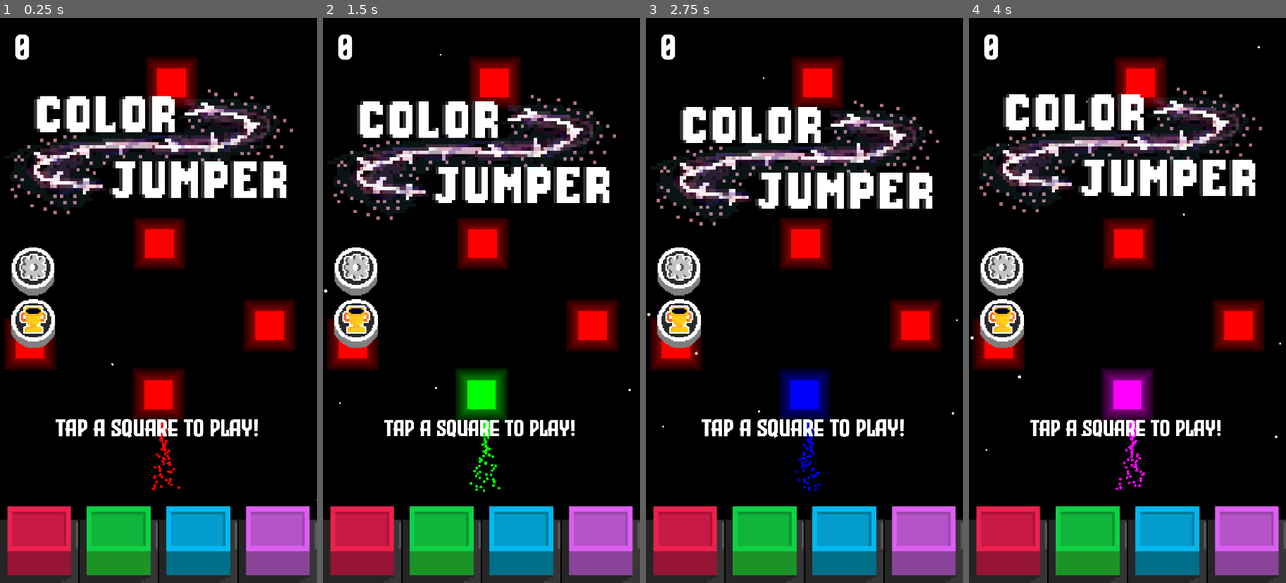
Above: before the commit, frames 1-4 (left to right).
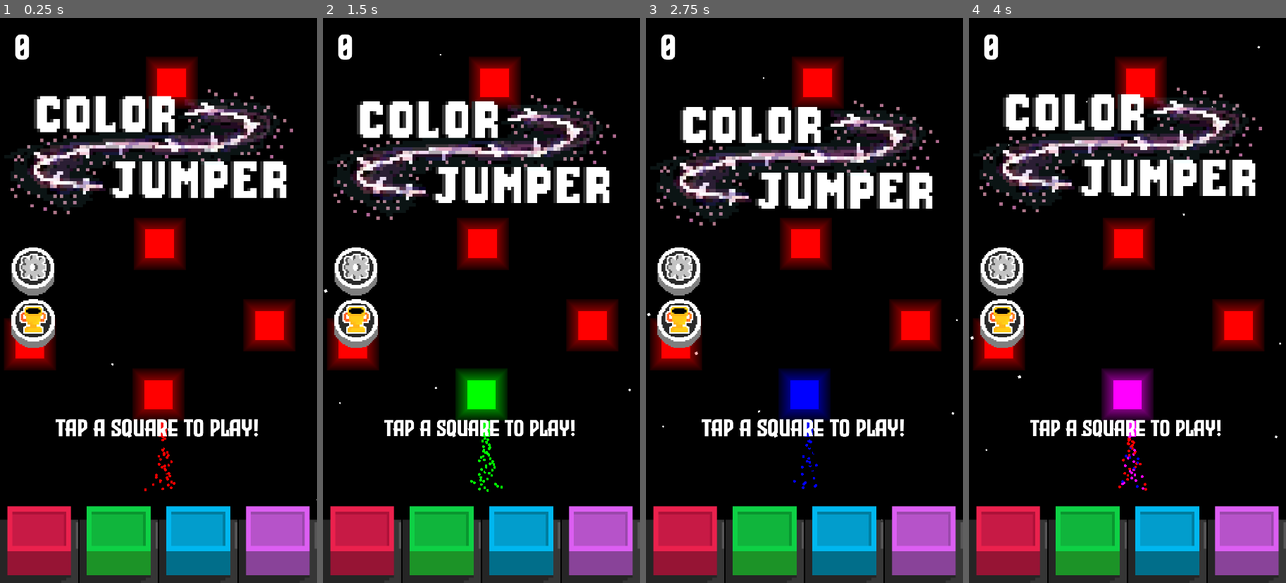
Above: after the commit, the same moments.

Repository: Xavier-Royer/Color-Jumper
Game: Godot game, scene res://Main.tscn
The game is run twice, just before and just after one commit, with the same random seed, the same clock (stepped at 60 frames per second) and the same inputs.
Inputs (mouse positions are in pixels of both pictures, inside the frame that each line leads up to):
- Up to frame 1 (0.25 s): no input
- Up to frame 2 (1.5 s): click (361, 543) at 0.5 s; click (440, 543) at 1.25 s
- Up to frame 3 (2.75 s): click (845, 543) at 2 s
- Up to frame 4 (4 s): click (1247, 543) at 2.75 s; click (1003, 323) at 3.5 s

The runs differ from the first frame. In frame 1, 0.2% of the frame differs, in the area x 45-57%, y 74-84%; in frame 2, 0.2%; in frame 3, 0.2%; in frame 4, 0.3%, in the area x 46-57%, y 74-84%.

Commit message:
added rainbow trail

Diff:
--- a/Main.tscn
+++ b/Main.tscn
@@ -64,6 +64,13 @@
 initial_velocity_max = 867.82
 gravity = Vector3(0, 98, 0)
 
+[sub_resource type="Gradient" id="Gradient_devvj"]
+offsets = PackedFloat32Array(0, 0.181818, 0.354545, 0.536364, 0.736364, 0.927273)
+colors = PackedColorArray(1, 0, 0, 1, 0.945098, 0.521569, 0, 1, 1, 1, 0, 1, 0, 1, 0, 1, 0, 1, 1, 1, 1, 0, 1, 1)
+
+[sub_resource type="GradientTexture1D" id="GradientTexture1D_3b0ty"]
+gradient = SubResource("Gradient_devvj")
+
 [sub_resource type="ParticleProcessMaterial" id="ParticleProcessMaterial_fpfj3"]
 particle_flag_disable_z = true
 emission_shape_scale = Vector3(4, 1, 1)
@@ -73,6 +80,7 @@
 initial_velocity_min = 100.0
 initial_velocity_max = 100.0
 gravity = Vector3(0, 0, 0)
+color_initial_ramp = SubResource("GradientTexture1D_3b0ty")
 
 [sub_resource type="Animation" id="Animation_fos0i"]
 length = 0.001
@@ -408,11 +416,6 @@
 collision_mask = 561
 script = ExtResource("4_cm0pq")
 
-[node name="Trail2" type="Node2D" parent="ScreenManager/GameScreen/Objects/Player"]
-visible = false
-position = Vector2(4.86111, 29.6196)
-scale = Vector2(0.347222, 0.54851)
-
 [node name="CollisionShape2D" type="CollisionShape2D" parent="ScreenManager/GameScreen/Objects/Player"]
 position = Vector2(5, 15)
 shape = SubResource("RectangleShape2D_r0du0")
--- a/game_screen.gd
+++ b/game_screen.gd
@@ -58,6 +58,7 @@
 
 #rainbowFlashAnimationVariables
 var flashCount =0
+var pastColor = Color()
 
 func _ready() -> void:
 	screen_size = Globals.screenSize #get_viewport().get_visible_rect().size
@@ -150,6 +151,7 @@
 	if newColor == "RAINBOW":
 		for i in range(4):
 			area2D.set_collision_mask_value(i+1,true)
+		pastColor = player.modulate
 		player.modulate = Color(1,1,1)
 		return
 
@@ -291,14 +293,16 @@
 	#spawn a spike connected to the block
 	var spikeSpawn = randi_range(0,spikeSpawnRate/gameRunTime) ==1
 	var coinSpawn = randi_range(0,coinSpawnRate) ==1
-	if (spikeSpawn or coinSpawn) and lastBlockSpawned != null:
+	if (spikeSpawn or coinSpawn) and lastBlockSpawned.deleted == false:
+		lastBlockSpawned.number = 0
+		block.number = 0
+
 		print("create spike or coin")
 		var item = itemScene.instantiate()
+		item.number = 0
 		movingObjects.call_deferred("add_child",item)
 		blocksSpawned += 1
-		lastBlockSpawned.number = 0
-		block.number = 0
-		item.number = 0
+
 		var firstPosition  = lastBlockSpawned.get_global_position()
 		var secondPosition = blockPosition
 		var type
@@ -402,9 +406,11 @@
 		if $Objects/Player/ColorRect.material.get_shader_parameter("rainbow"):
 			$Objects/Player/ColorRect.material.set_shader_parameter("rainbow",false)
 			$FlashTimer.wait_time = 0.1 #+ (flashCount*0.04)
+			player.modulate = pastColor
 		else:
 			$Objects/Player/ColorRect.material.set_shader_parameter("rainbow",true)
 			$FlashTimer.wait_time = 0.3 - (flashCount*0.02)
+			player.modulate = Color(1,1,1)
 		flashCount += 1
 		$FlashTimer.start()
 
--- a/player.gd
+++ b/player.gd
@@ -10,7 +10,6 @@
 var trailLength = 25
 @onready var trail = preload("res://TrailParticle.tscn")
 @onready var test = preload("res://color_rect.tscn")
-@onready var trailNode = $Trail2#self.get_parent().get_node("Trail")# $Trail #self.get_parent().get_parent().get_node("Trail")
 var direction  = Vector2.ZERO
 
 var lastRotation = 0
@@ -21,14 +20,7 @@
 func _on_visible_on_screen_notifier_2d_screen_exited() -> void:
 	emit_signal("screenExited")
 
-func _ready():
-	for i in trailLength:
-		var particle =  trail.instantiate()#ColorRect.new() #trail.instantiate()
-		trailNode.add_child(particle)
-		#particle.global_position = self.global_position
-#		particle.process_material.gravity = Vector3(0,(gameSpeed +100.0),0)
-		particle.emitting = true
-		particle.connect("finished",deleteParticle.bind(particle))
+
 
 
 func _process(_delta: float) -> void:
@@ -65,53 +57,7 @@
 
 
 
-func _physics_process(_delta: float) -> void:
 
-	var particle = trail.instantiate()
-
-	trailNode.add_child(particle)
-	#particle.global_position = self.global_position +Vector2(0,50)
-
-	particle.process_material.gravity = Vector3(0,(10*gameSpeed +100.0),0)
-	particle.emitting = true
-
-	particle.connect("finished",deleteParticle.bind(particle))
-
-	if velocity != Vector2(0,0):
-		if newTrail:
-			lastRotation = rotation
-			direction = Vector2(cos(deg_to_rad(lastRotation+90)),sin(deg_to_rad(lastRotation+90)))
-			newTrail = false
-			lastPosition = position
-
-		for i in 15:
-			particle = trail.instantiate()
-			trailNode.add_child(particle)
-			particle.process_material.gravity = Vector3(0,(10*gameSpeed +100.0),0)
-			#particle.global_position = self.global_position - (velocity.normalized() * Vector2(i*10,i*10))
-
-			#particle.position = -(velocity.normalized() * Vector2(-10/(i+.000001),(i+.000001)*10))
-
-			particle.position = (Vector2(cos(deg_to_rad(lastRotation+90)),sin(deg_to_rad(lastRotation+90))) * Vector2(i*10,i*10))
-
-			particle.connect("finished",deleteParticle.bind(particle))
-			particle.emitting = true
-
-			#if abs((position.x-lastPosition.x) / direction.x - (position.y-lastPosition.y) /direction.y) >0.000001: #0.00000008979889:
-				#print("NOT ON COURSE")
-
-		#	print(   abs( ((position.x-lastPosition.x) / direction.x) - ((position.y-lastPosition.y) /direction.y))  )
-
-		#	print(position  - lastPosition)
-		#	print(position.y-lastPosition.y)
-			#print(direction)
-
-			if velocity == Vector2(0,0):
-				print("break")
-				break
-	else:
-		newTrail = true
-	#print(trailNode.get_child_count())
 
 
 
Not shown: 1 places in Main.tscn that only renumber resources
